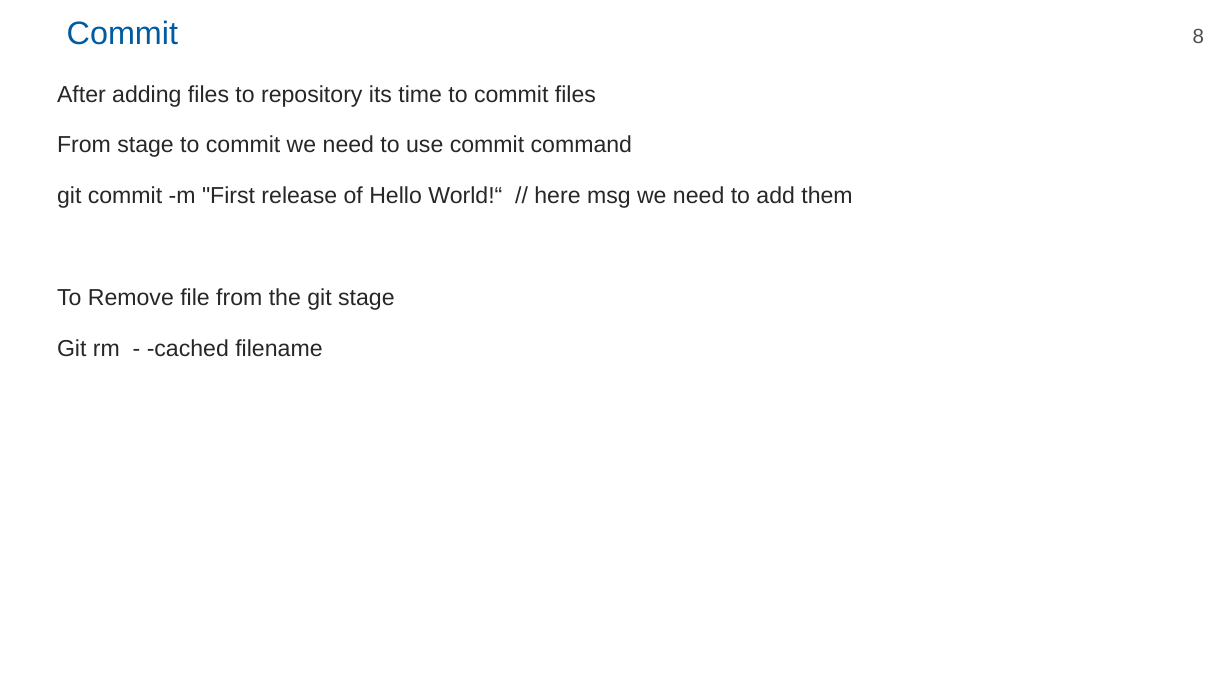
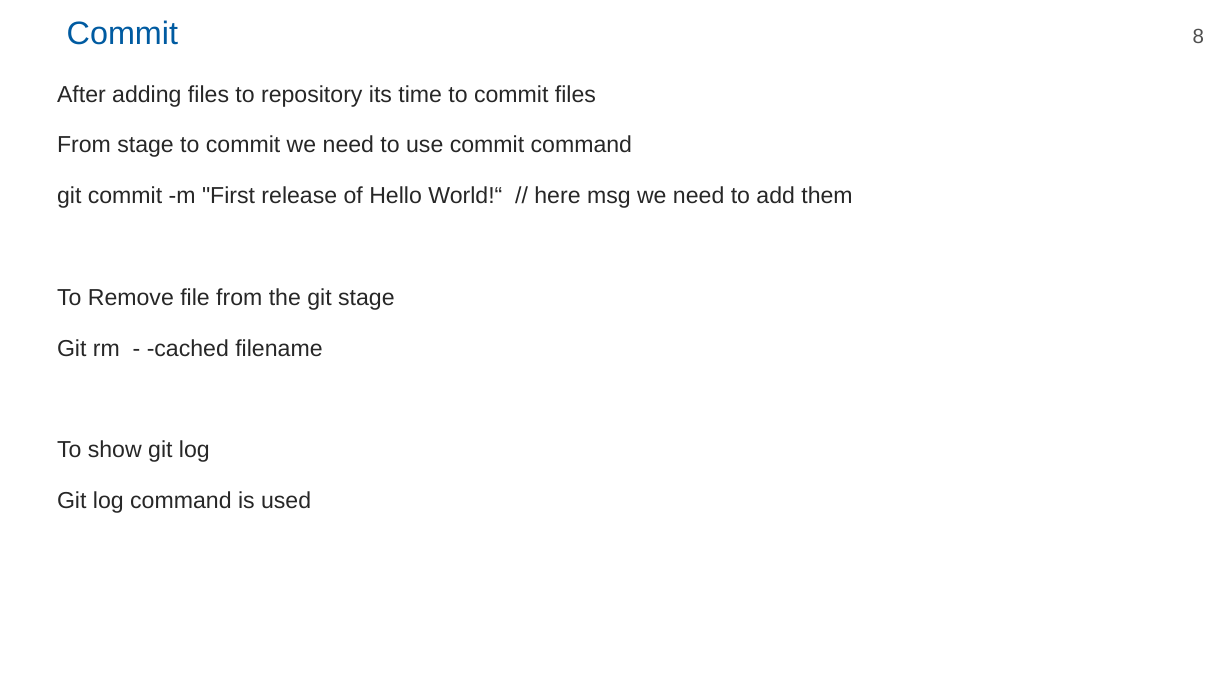
Before and after one commit to vimal-yash/git1409, a slide deck: slide 8 of Git1.pptx. Drawn at 1232x693 pixels with LibreOffice and Linux fonts; fonts in the diff are those of the drawing; background and template pictures are left out. Boxes give left, top, right and bottom in pixels: in the first picture for what was removed or moved away, otherwise in the second. Text is boxed around its words. In the diff, an @@ line names an element or a change of style, - is before the commit and + after.

Commit message:
commit git1.pptx at 3:50pm

```diff
--- a/Git1.pptx
+++ b/Git1.pptx
@@ text at [57, 440, 311, 513]: paragraphs added @@
+To show git log
+Git log command is used
```
